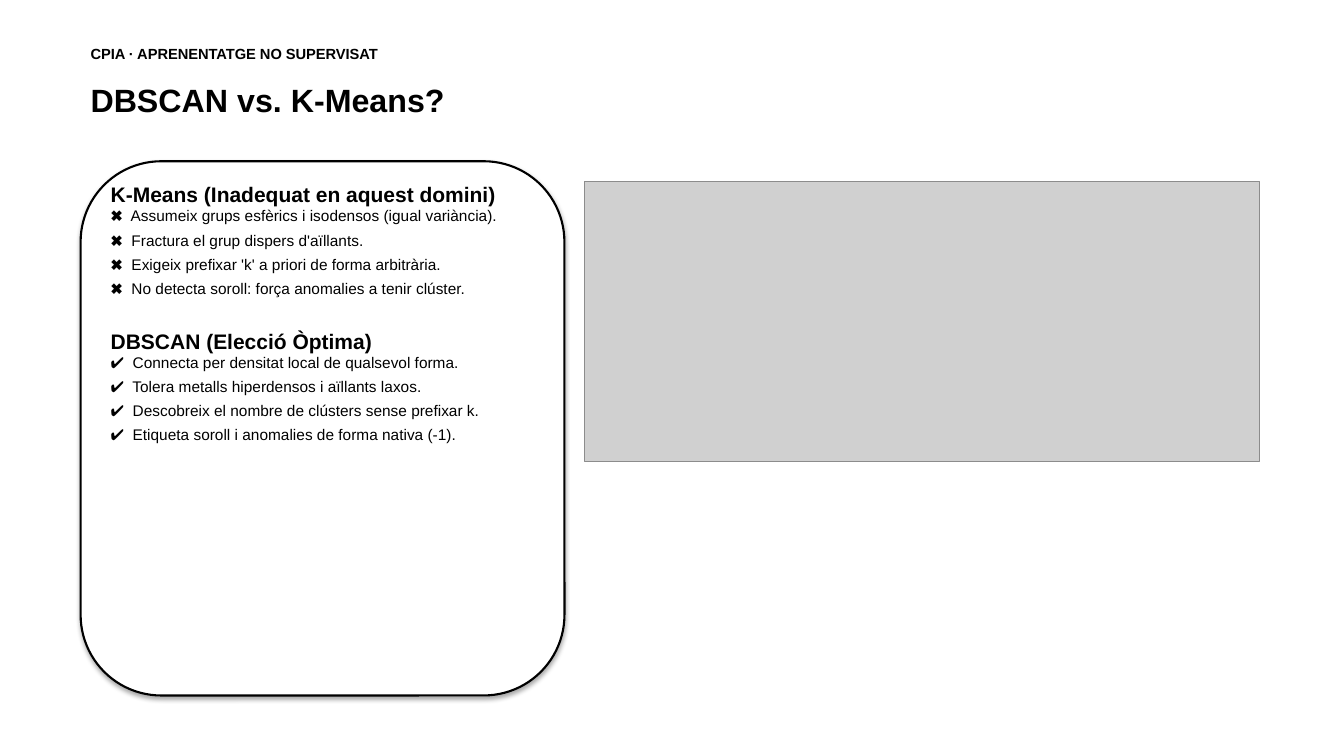
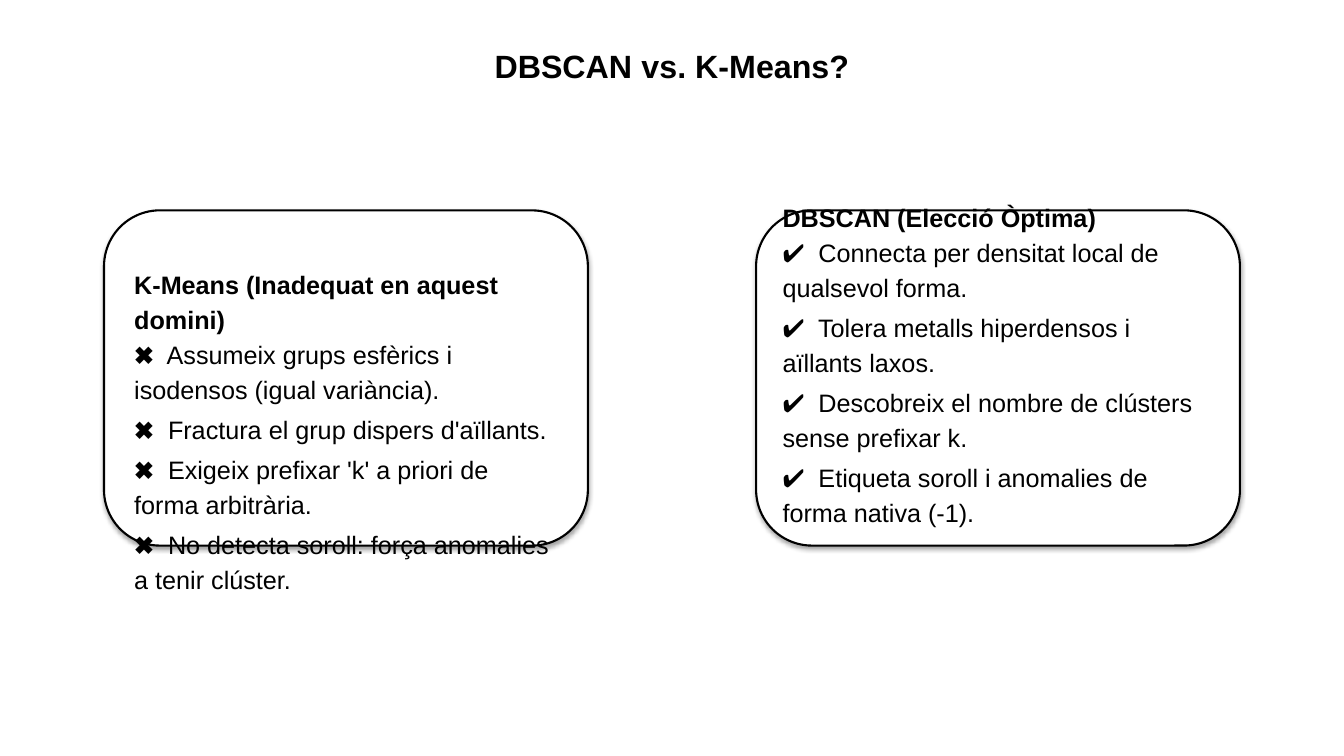
Before and after one commit to ArnauMontull/CPIA-Expo, a slide deck: slide 16 of presentacion/expo_cpia.pptx (slide 15 before the commit). Drawn at 1344x756 pixels with LibreOffice and Linux fonts; fonts in the diff are those of the drawing; grey boxes stand for pictures. Boxes give left, top, right and bottom in pixels: in the first picture for what was removed or moved away, otherwise in the second. Text is boxed around its words. In the diff, an @@ line names an element or a change of style, - is before the commit and + after.

```diff
--- a/presentacion/expo_cpia.pptx
+++ b/presentacion/expo_cpia.pptx
@@ text "DBSCAN vs. K-Means?": place and size @@
-text "DBSCAN vs. K-Means?" at bbox=[91, 89, 445, 113]
+text "DBSCAN vs. K-Means?" at bbox=[495, 55, 849, 79]
@@ text "DBSCAN vs. K-Means?" at bbox=[495, 55, 849, 79]: alignment left to centre @@
@@ text removed at bbox=[91, 48, 378, 59] @@
-CPIA · APRENENTATGE NO SUPERVISAT
@@ picture removed at bbox=[585, 181, 1260, 461] @@
@@ rounded rectangle: place and size @@
-rounded rectangle at bbox=[81, 161, 565, 696]
+rounded rectangle at bbox=[104, 211, 588, 546]
@@ rounded rectangle at bbox=[104, 211, 588, 546]: proportions changed @@
@@ rounded rectangle added at bbox=[756, 211, 1240, 546], fill #FFFFFF, outline #000000 1.5 pt, 18 pt, text #000000 @@
+DBSCAN (Elecció Òptima)
+✔ Connecta per densitat local de qualsevol forma.
+✔ Tolera metalls hiperdensos i aïllants laxos.
+✔ Descobreix el nombre de clústers sense prefixar k.
+✔ Etiqueta soroll i anomalies de forma nativa (-1).
@@ text "K-Means (Inadequat en aquest domini)": place and size @@
-text "K-Means (Inadequat en aquest domini)" at bbox=[111, 186, 497, 444]
+text "K-Means (Inadequat en aquest domini)" at bbox=[134, 275, 549, 590]
@@ text "K-Means (Inadequat en aquest domini)" at bbox=[134, 275, 549, 590]: size 15 to 18 pt in "K-Means (Inadequat en aquest domini)"; size 11 to 18 pt in "✖ Assumeix grups esfèrics i isodensos (igual ...", "✖ Fractura el grup dispers d'aïllants.", "✖ Exigeix prefixar 'k' a priori de ...", "✖ No detecta soroll: força anomalies a ..."; line spacing 1 to 1.15; less space between paragraphs @@
@@ text at bbox=[111, 332, 479, 444]: paragraphs removed @@
-DBSCAN (Elecció Òptima)
-✔ Connecta per densitat local de qualsevol forma.
-✔ Tolera metalls hiperdensos i aïllants laxos.
-✔ Descobreix el nombre de clústers sense prefixar k.
-✔ Etiqueta soroll i anomalies de forma nativa (-1).
```
Also in this commit, not shown: 7 other slides changed, 2 slides added, 4 other files.
